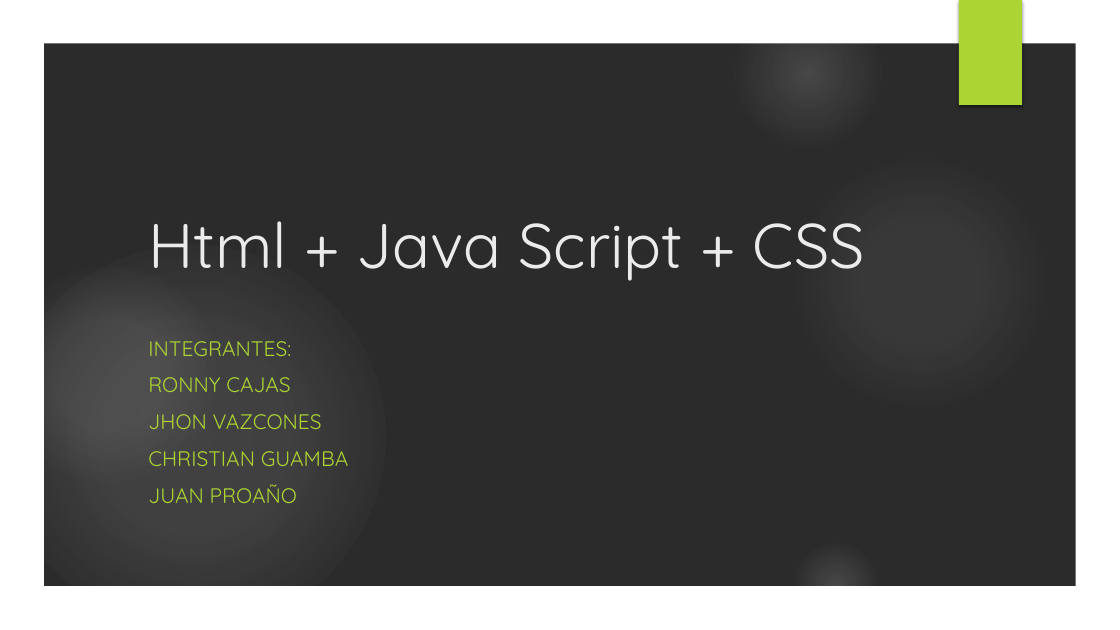
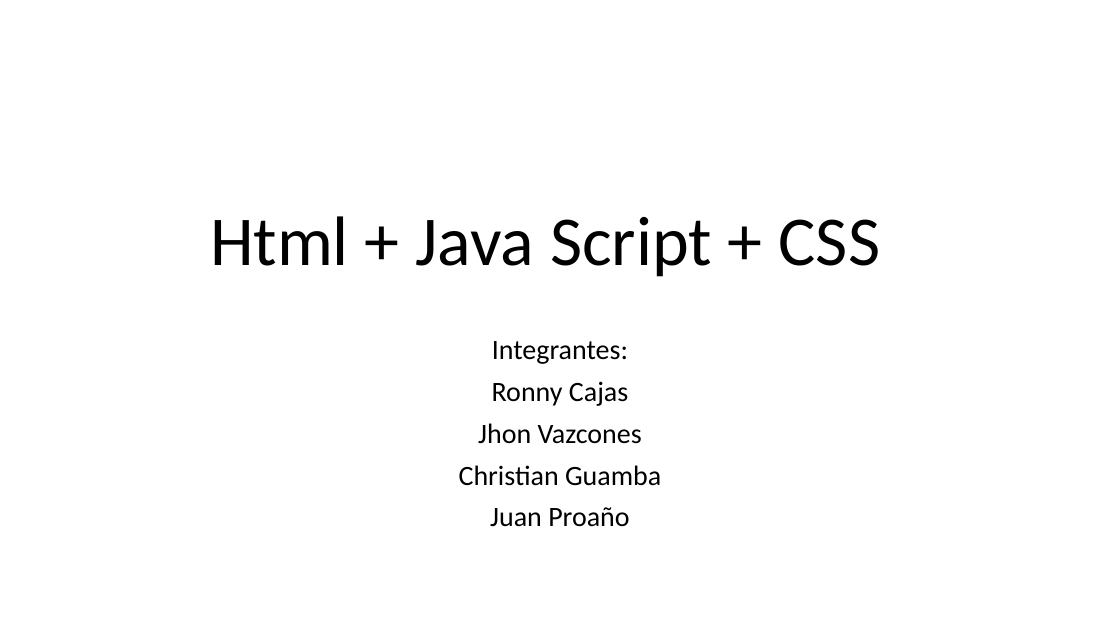
Before and after one commit to stealth14/Web-Transicion-Gradiente, a slide deck: slide 1 of diapositivas CSS.pptx. Drawn at 1120x630 pixels with LibreOffice and Linux fonts; fonts in the diff are those of the drawing; background and template pictures are left out; a plain dark background stands for a picture behind light text. Boxes give left, top, right and bottom in pixels: in the first picture for what was removed or moved away, otherwise in the second. Text is boxed around its words. In the diff, an @@ line names an element or a change of style, - is before the commit and + after.

```diff
--- a/diapositivas CSS.pptx
+++ b/diapositivas CSS.pptx
@@ background picture (left out) to #FFFFFF @@
@@ group removed at (0, 0, 1120, 630): 5 ellipses, 1 freeform shape @@
@@ rectangle removed at (959, 0, 1022, 105) @@
@@ title "Html + Java Script + ..." at (210, 216, 881, 277): size 54 to 60 pt, font Quicksand to Calibri, text colour #EBEBEB to #000000; alignment left to centre; line spacing 1 to 0.9 @@
@@ subtitle at (459, 341, 661, 527): text changed; size 18 to 24 pt; font Quicksand to Calibri; text colour #ACD433 to #000000 @@
-INTEGRANTES:
-RONNY CAJAS
-JHON VAZCONES
-CHRISTIAN GUAMBA
-JUAN PROAÑO
+Integrantes:
+Ronny Cajas
+Jhon Vazcones
+Christian Guamba
+Juan Proaño
```
Also in this commit, not shown: 4 other slides changed, 1 slide removed.
